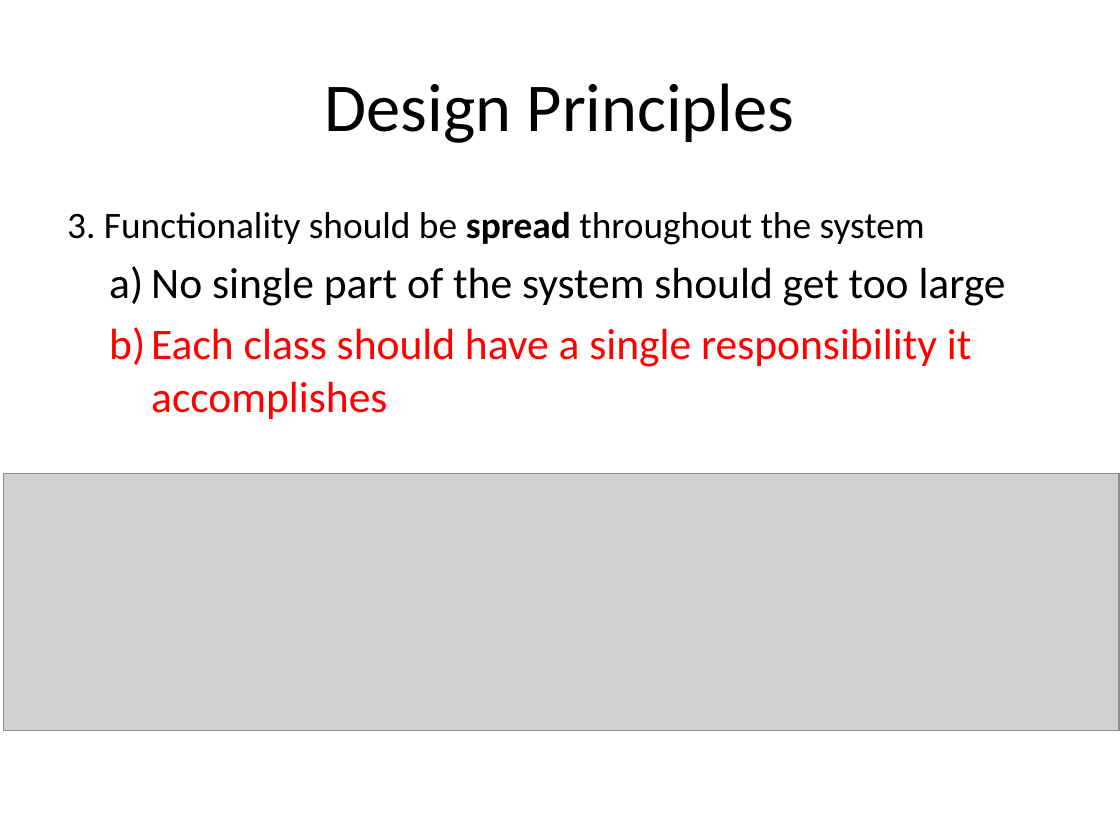
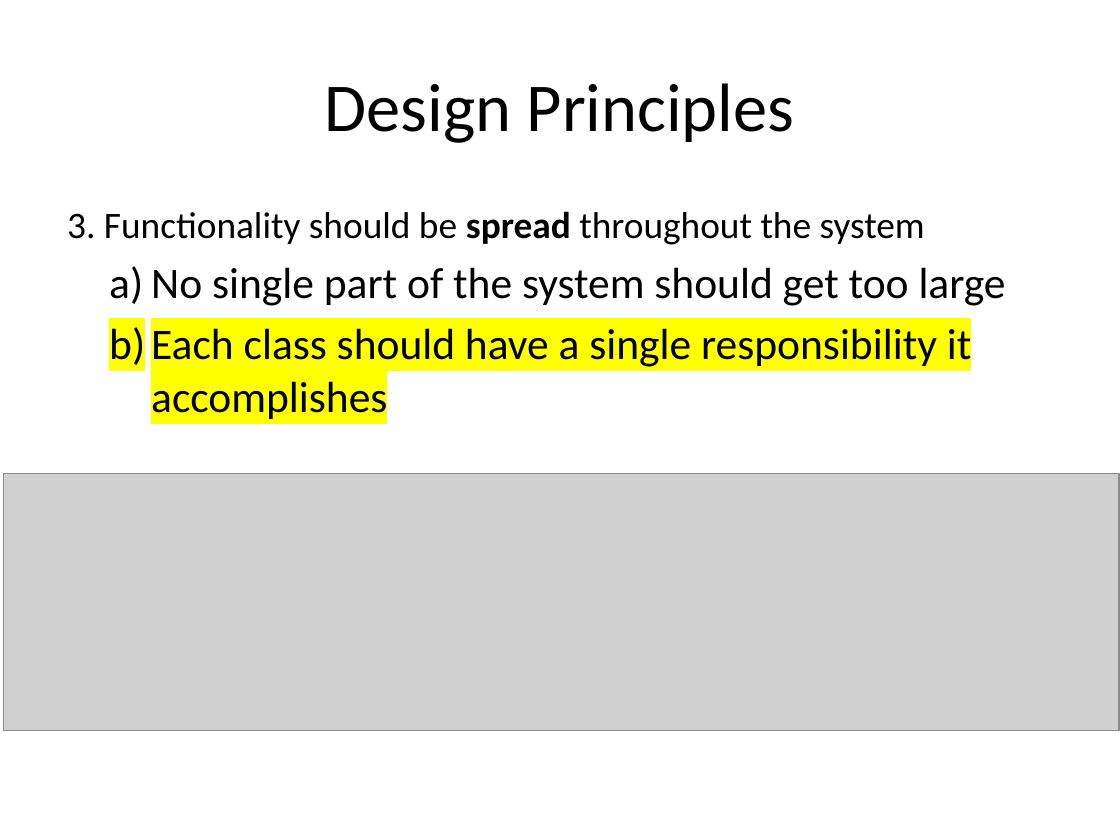
Before and after one commit to RHIT-CSSE/csse220, a slide deck: slide 33 of ClassMaterials/Encapsulation/Slides/Encapsulation.pptx (slide 34 before the commit). Drawn at 1120x840 pixels with LibreOffice and Linux fonts; fonts in the diff are those of the drawing; grey boxes stand for pictures. Boxes give left, top, right and bottom in pixels: in the first picture for what was removed or moved away, otherwise in the second. Text is boxed around its words. In the diff, an @@ line names an element or a change of style, - is before the commit and + after.

```diff
--- a/ClassMaterials/Encapsulation/Slides/Encapsulation.pptx
+++ b/ClassMaterials/Encapsulation/Slides/Encapsulation.pptx
@@ text at (151,323,972,419): text colour #FF0000 to #000000, highlight none to #FFFF00 in "Each class should have a single responsibility ..." @@
```
Also in this commit, not shown: 10 other slides changed, 4 slides added, 2 slides removed.
